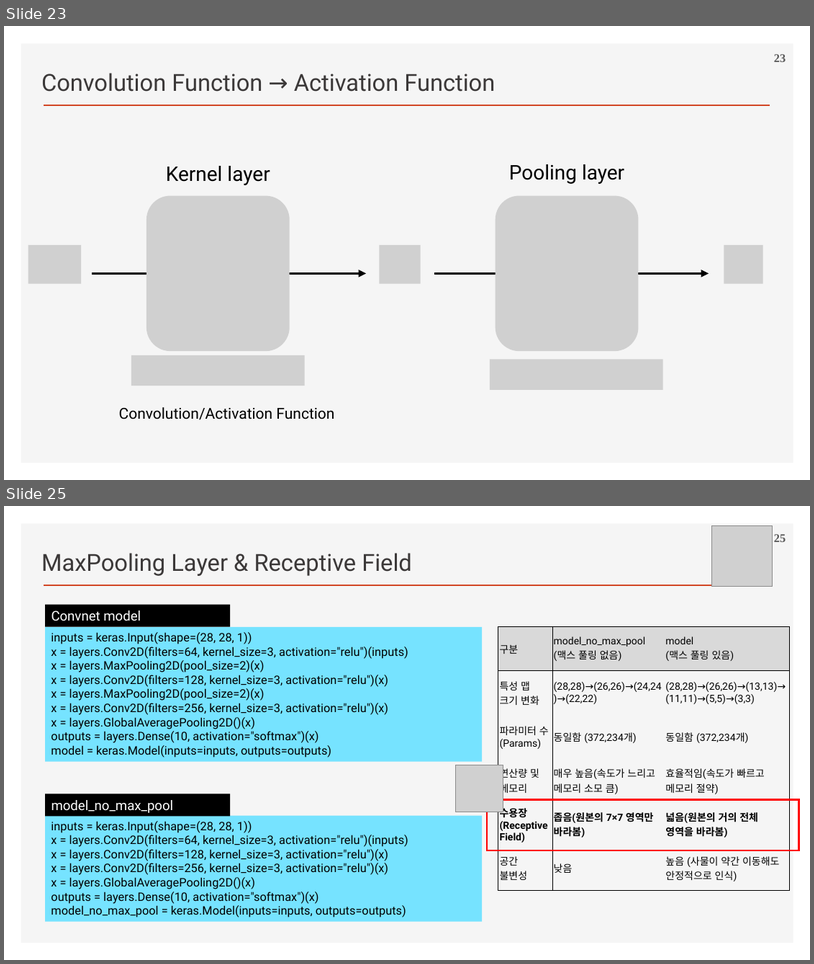
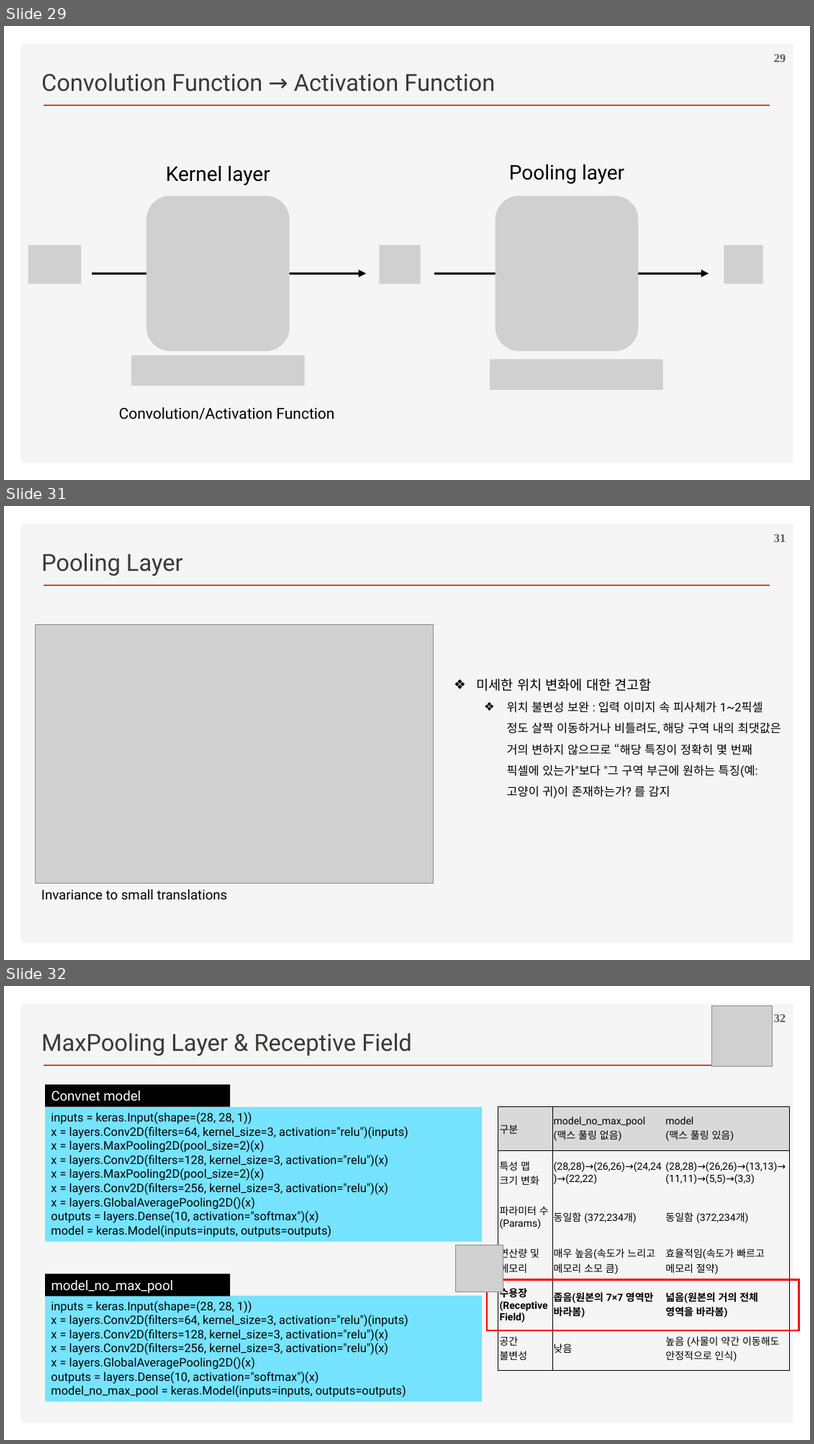
Before and after one commit to ancestor9/2026_Fall_Deep-Learning-with-Python, a slide deck: Chapter 08 Image Classification.pptx. Shown one above the other, each under a label of ours: slides 23 and 25 before the commit, slides 29, 31 and 32 after it; the slides between them are not shown. The pictures are 814x964 and 814x1444 pixels, drawn with LibreOffice and Linux fonts; fonts in the diff are those of the drawing; grey boxes stand for pictures; background and template pictures are left out. Boxes give left, top, right and bottom in pixels: in the first picture for what was removed or moved away, otherwise in the second. Text is boxed around its words. In the diff, an @@ line names an element or a change of style, - is before the commit and + after.

```diff
--- a/Chapter 08 Image Classification.pptx
+++ b/Chapter 08 Image Classification.pptx
@@ slide 31 added at (x1=4, y1=506, x2=810, y2=960), background #FFFFFF; not listed: 2 template elements that a slide beside it also shows @@
@@ page number added at (x1=774, y1=534, x2=786, y2=542), 14 pt, text #595959, bold @@
+31
@@ text added at (x1=41, y1=553, x2=183, y2=576), 28 pt, text #3B3838 @@
+Pooling Layer
@@ picture added at (x1=36, y1=625, x2=434, y2=883) @@
@@ text added at (x1=477, y1=678, x2=782, y2=798), 14 pt, text #000000 @@
+❖ 미세한 위치 변화에 대한 견고함
+  ❖ 위치 불변성 보완 : 입력 이미지 속 피사체가 1~2픽셀 정도 살짝 이동하거나 비틀려도, 해당 구역 내의 최댓값은 거의 변하지 않으므로 “해당 특징이 정확히 몇 번째 픽셀에 있는가"보다 "그 구역 부근에 원하는 특징(예: 고양이 귀)이 존재하는가? 를 감지
@@ text added at (x1=41, y1=889, x2=228, y2=899), 16 pt, text #000000 @@
+Invariance to small translations
@@ what was slide 23 is now slide 29 @@
@@ page number at (x1=774, y1=54, x2=786, y2=62): text changed @@
-23
+29
@@ what was slide 25 is now slide 32 @@
@@ page number at (x1=774, y1=1014, x2=786, y2=1022): text changed @@
-25
+32
```
Also in this commit, not shown: 3 slides changed, 7 other slides added.
